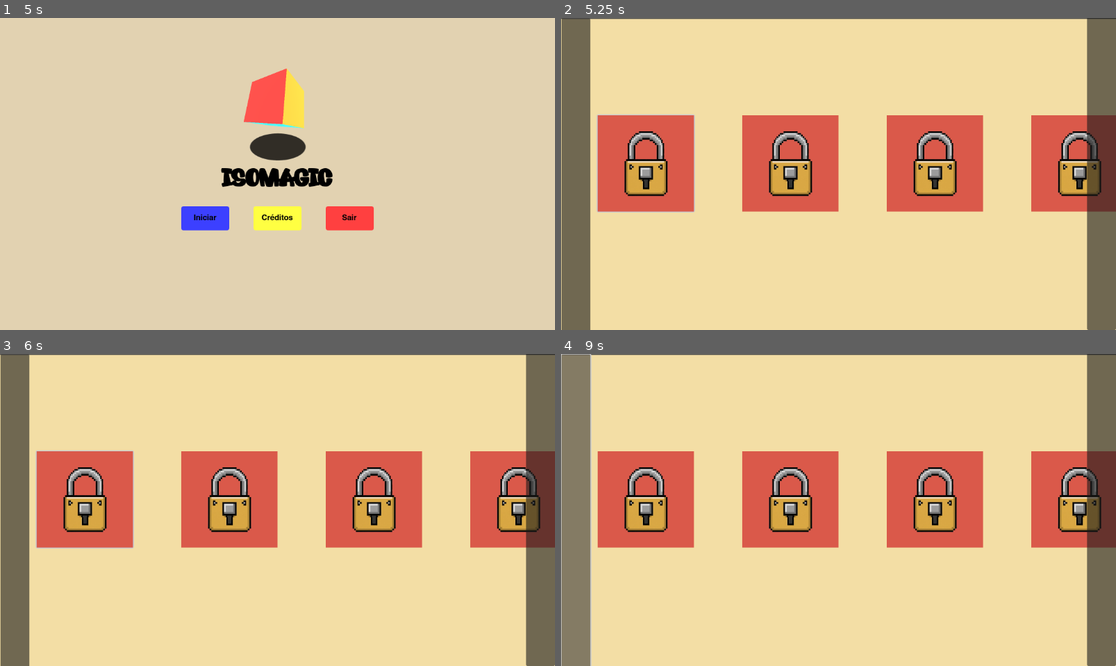
Above: before the commit, frames 1-4 (two rows, left to right).
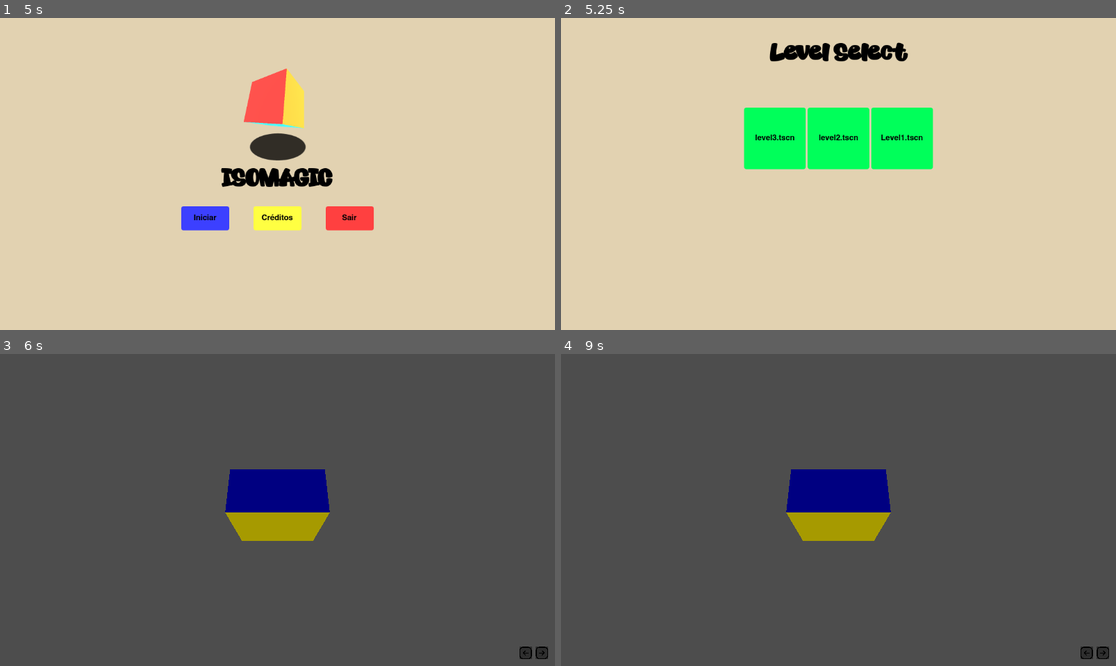
Above: after the commit, the same moments.

Repository: aconitumlabs/IsoMagic
Game: Godot game, scene res://Scene/Menu/menu.tscn
Same seed, same stepped clock (60 frames per second), same inputs: the game is played once before the commit and once after it. Before the commit the project starts from res://Scene/menu.tscn.
Inputs (mouse positions are in pixels of both pictures, inside the frame that each line leads up to; where the layout moved, square brackets give the same spot in the first picture):
- Up to frame 1 (5 s): click "Créditos" at 0.5 s; click "Iniciar" at 1.25 s; click "Iniciar" at 2 s; click "Voltar" at 2.75 s; click "Créditos" at 3.5 s; click "Voltar" at 4.25 s
- Up to frame 2 (5.25 s): click "Iniciar" at 5 s
- Up to frame 3 (6 s): click (216, 475) [83, 500] at 5.75 s
- Up to frame 4 (9 s): click (788, 500) at 6.52 s; click (932, 500) at 7.27 s; click (1077, 500) at 8.02 s; click (577, 510) at 8.77 s

Frame 1 is identical in both runs. In frame 2, 34% of the frame differs, in the area x 0-100%, y 0-100%; in frame 3, 100%; in frame 4, 100%.

Commit message:
Level-select

Diff:
--- /dev/null
+++ b/Scene/LevelSelect/LevelSelectButton.tscn
@@ -0,0 +1,27 @@
+[gd_scene load_steps=4 format=3 uid="uid://bfg1ufrg1t07b"]
+
+[ext_resource type="FontFile" uid="uid://dpi8nq233ex2w" path="res://Fonts/Helvetica-Bold.ttf" id="1_coach"]
+[ext_resource type="Script" uid="uid://sbrfpapbgtm1" path="res://Script/LevelSelect/level_select_button.gd" id="1_jmfpd"]
+
+[sub_resource type="StyleBoxFlat" id="StyleBoxFlat_vm64n"]
+bg_color = Color(0, 1, 0.3529412, 1)
+corner_radius_top_left = 5
+corner_radius_top_right = 5
+corner_radius_bottom_right = 5
+corner_radius_bottom_left = 5
+
+[node name="Button" type="Button"]
+custom_minimum_size = Vector2(128, 128)
+offset_right = 128.0
+offset_bottom = 128.0
+theme_override_colors/font_color = Color(0, 0, 0, 1)
+theme_override_colors/font_hover_color = Color(0, 0, 0, 1)
+theme_override_fonts/font = ExtResource("1_coach")
+theme_override_styles/normal = SubResource("StyleBoxFlat_vm64n")
+text = "Level 1"
+script = ExtResource("1_jmfpd")
+level_path = "<null>"
+
+[connection signal="mouse_entered" from="." to="." method="_on_mouse_entered"]
+[connection signal="mouse_exited" from="." to="." method="_on_mouse_exited"]
+[connection signal="pressed" from="." to="." method="_on_pressed"]
--- /dev/null
+++ b/Scene/LevelSelect/level_select.tscn
@@ -0,0 +1,56 @@
+[gd_scene load_steps=3 format=3 uid="uid://ba34o0s1sk7c1"]
+
+[ext_resource type="Script" uid="uid://dtwds8k5yh7bf" path="res://Script/LevelSelect/level_select.gd" id="1_rhd7k"]
+[ext_resource type="FontFile" uid="uid://8v6y60y6ykma" path="res://Fonts/RebellionSquad-ZpprZ.ttf" id="1_sd6a3"]
+
+[node name="LevelSelect" type="Control"]
+layout_mode = 3
+anchors_preset = 15
+anchor_right = 1.0
+anchor_bottom = 1.0
+grow_horizontal = 2
+grow_vertical = 2
+script = ExtResource("1_rhd7k")
+dir_path = "res://Scene/Levels"
+
+[node name="Background" type="ColorRect" parent="."]
+layout_mode = 0
+offset_right = 1152.0
+offset_bottom = 648.0
+color = Color(0.8862745, 0.8235294, 0.69411767, 1)
+
+[node name="Tittle" type="Label" parent="."]
+layout_mode = 1
+anchors_preset = 5
+anchor_left = 0.5
+anchor_right = 0.5
+offset_left = -142.5
+offset_top = 40.0
+offset_right = 142.5
+offset_bottom = 101.0
+grow_horizontal = 2
+size_flags_horizontal = 4
+theme_override_colors/font_color = Color(0, 0, 0, 1)
+theme_override_fonts/font = ExtResource("1_sd6a3")
+theme_override_font_sizes/font_size = 50
+text = "Level Select"
+
+[node name="MarginContainer" type="MarginContainer" parent="."]
+layout_mode = 1
+anchors_preset = 8
+anchor_left = 0.5
+anchor_top = 0.5
+anchor_right = 0.5
+anchor_bottom = 0.5
+offset_top = -124.0
+offset_bottom = -24.0
+grow_horizontal = 2
+grow_vertical = 2
+
+[node name="VBoxContainer" type="VBoxContainer" parent="MarginContainer"]
+layout_mode = 2
+theme_override_constants/separation = 10
+
+[node name="GridContainer" type="GridContainer" parent="MarginContainer/VBoxContainer"]
+layout_mode = 2
+columns = 10
--- /dev/null
+++ b/Scene/Levels/level2.tscn
@@ -0,0 +1,7 @@
+[gd_scene load_steps=2 format=3 uid="uid://cxi30ofh4oxnp"]
+
+[ext_resource type="PackedScene" uid="uid://bdsmunksvjwdn" path="res://Scene/Levels/Level1.tscn" id="1_hg86w"]
+
+[node name="Level1" instance=ExtResource("1_hg86w")]
+
+[editable path="CanvasLayer"]
--- /dev/null
+++ b/Scene/Levels/level3.tscn
@@ -0,0 +1,7 @@
+[gd_scene load_steps=2 format=3 uid="uid://cc70p64go3d4j"]
+
+[ext_resource type="PackedScene" uid="uid://cxi30ofh4oxnp" path="res://Scene/Levels/level2.tscn" id="1_kdjv3"]
+
+[node name="Level1" instance=ExtResource("1_kdjv3")]
+
+[editable path="CanvasLayer"]
--- a/Scene/credits.tscn
+++ b/Scene/Menu/credits.tscn
@@ -1,6 +1,6 @@
 [gd_scene load_steps=6 format=3 uid="uid://c5s57eofxltwr"]
 
-[ext_resource type="Script" uid="uid://dal0i2prb5h8m" path="res://Script/credits.gd" id="1_3rv14"]
+[ext_resource type="Script" uid="uid://dal0i2prb5h8m" path="res://Script/Menu/credits.gd" id="1_3rv14"]
 [ext_resource type="FontFile" uid="uid://8v6y60y6ykma" path="res://Fonts/RebellionSquad-ZpprZ.ttf" id="1_7whrh"]
 [ext_resource type="Shader" uid="uid://dqi8sbqvucpyt" path="res://Shaders/credits.gdshader" id="1_wofek"]
 [ext_resource type="FontFile" uid="uid://dpi8nq233ex2w" path="res://Fonts/Helvetica-Bold.ttf" id="3_3rv14"]
--- a/Scene/menu.tscn
+++ b/Scene/Menu/menu.tscn
@@ -1,11 +1,11 @@
 [gd_scene load_steps=27 format=3 uid="uid://bi63k72psgg5l"]
 
-[ext_resource type="Script" uid="uid://c3rmghp6bnmuf" path="res://Script/menu.gd" id="1_alu6o"]
-[ext_resource type="Script" uid="uid://dsx45cldv1vw7" path="res://Script/mesh_instance_3d.gd" id="1_b23qx"]
-[ext_resource type="Texture2D" uid="uid://b1lfb7hqkw3en" path="res://Image/Shadow.png" id="2_eas8t"]
-[ext_resource type="FontFile" uid="uid://8v6y60y6ykma" path="res://Fonts/RebellionSquad-ZpprZ.ttf" id="3_u2k45"]
-[ext_resource type="FontFile" uid="uid://dpi8nq233ex2w" path="res://Fonts/Helvetica-Bold.ttf" id="5_6hgn1"]
-[ext_resource type="PackedScene" uid="uid://c5s57eofxltwr" path="res://Scene/credits.tscn" id="5_ffxp3"]
+[ext_resource type="Script" uid="uid://c3rmghp6bnmuf" path="res://Script/Menu/menu.gd" id="1_nms3e"]
+[ext_resource type="Script" uid="uid://dsx45cldv1vw7" path="res://Script/mesh_instance_3d.gd" id="2_58ix3"]
+[ext_resource type="Texture2D" uid="uid://b1lfb7hqkw3en" path="res://Image/Shadow.png" id="3_tcr8g"]
+[ext_resource type="FontFile" uid="uid://8v6y60y6ykma" path="res://Fonts/RebellionSquad-ZpprZ.ttf" id="4_vbyya"]
+[ext_resource type="FontFile" uid="uid://dpi8nq233ex2w" path="res://Fonts/Helvetica-Bold.ttf" id="5_oiis8"]
+[ext_resource type="PackedScene" uid="uid://c5s57eofxltwr" path="res://Scene/Menu/credits.tscn" id="6_qwk0t"]
 
 [sub_resource type="StandardMaterial3D" id="StandardMaterial3D_b23qx"]
 albedo_color = Color(1, 0.2509804, 0.2509804, 1)
@@ -99,14 +99,14 @@
 anchor_bottom = 1.0
 grow_horizontal = 2
 grow_vertical = 2
-script = ExtResource("1_alu6o")
+script = ExtResource("1_nms3e")
 
 [node name="Cube" type="SubViewport" parent="."]
 
 [node name="Cube_scene" type="Node3D" parent="Cube"]
 
 [node name="Colored_cube" type="Node3D" parent="Cube/Cube_scene"]
-script = ExtResource("1_b23qx")
+script = ExtResource("2_58ix3")
 
 [node name="Front" type="MeshInstance3D" parent="Cube/Cube_scene/Colored_cube"]
 transform = Transform3D(-1, -8.742278e-08, -3.821371e-15, 0, -4.371139e-08, 1, -8.742278e-08, 1, 4.371139e-08, 0, 0, 1)
@@ -228,7 +228,7 @@
 
 [node name="CanvasLayer" type="CanvasLayer" parent="."]
 
-[node name="Credits" parent="CanvasLayer" instance=ExtResource("5_ffxp3")]
+[node name="Credits" parent="CanvasLayer" instance=ExtResource("6_qwk0t")]
 visible = false
 offset_left = 220.0
 offset_top = 85.0
--- a/Scene/button.tscn
+++ /dev/null
@@ -1,39 +0,0 @@
-[gd_scene load_steps=4 format=3 uid="uid://bnrqmw12a7nnv"]
-
-[ext_resource type="Script" uid="uid://d1w4bhmx25mej" path="res://Script/button.gd" id="1_r1oth"]
-[ext_resource type="Texture2D" uid="uid://3vcc37sa52f7" path="res://Image/lock.png" id="1_vyaok"]
-
-[sub_resource type="SpriteFrames" id="SpriteFrames_r1oth"]
-animations = [{
-"frames": [{
-"duration": 1.0,
-"texture": ExtResource("1_vyaok")
-}],
-"loop": true,
-"name": &"default",
-"speed": 5.0
-}]
-
-[node name="Button" type="Button"]
-offset_right = 200.0
-offset_bottom = 200.0
-script = ExtResource("1_r1oth")
-
-[node name="Completed" type="ColorRect" parent="."]
-layout_mode = 0
-offset_right = 200.0
-offset_bottom = 200.0
-color = Color(0.1254902, 0.4862745, 0.3137255, 1)
-
-[node name="Locked" type="ColorRect" parent="."]
-layout_mode = 0
-offset_right = 200.0
-offset_bottom = 200.0
-color = Color(0.85490197, 0.34901962, 0.2901961, 1)
-
-[node name="Lock" type="AnimatedSprite2D" parent="."]
-position = Vector2(100, 100)
-scale = Vector2(0.3, 0.3)
-sprite_frames = SubResource("SpriteFrames_r1oth")
-
-[connection signal="pressed" from="." to="." method="_on_pressed"]
--- a/Scene/level_select_camera.tscn
+++ /dev/null
@@ -1,22 +0,0 @@
-[gd_scene load_steps=2 format=3 uid="uid://cdvqbaigikyey"]
-
-[ext_resource type="Script" uid="uid://ok8wiqjq5dc5" path="res://Script/level_select_camera.gd" id="1_0uyin"]
-
-[node name="Level_Select_Camera" type="Camera2D"]
-position = Vector2(576, 322)
-script = ExtResource("1_0uyin")
-
-[node name="Left_button" type="Button" parent="."]
-offset_left = -575.0
-offset_top = -323.0
-offset_right = -515.0
-offset_bottom = 327.0
-
-[node name="Right_button" type="Button" parent="."]
-offset_left = 516.0
-offset_top = -326.0
-offset_right = 576.0
-offset_bottom = 324.0
-
-[connection signal="pressed" from="Left_button" to="." method="_on_left_button_pressed"]
-[connection signal="pressed" from="Right_button" to="." method="_on_right_button_pressed"]
--- a/Scene/level_select_menu.tscn
+++ /dev/null
@@ -1,66 +0,0 @@
-[gd_scene load_steps=5 format=3 uid="uid://c4oluibief5dv"]
-
-[ext_resource type="Script" uid="uid://c0f1l3ke3l2lv" path="res://Script/level_select_menu.gd" id="1_5lijy"]
-[ext_resource type="PackedScene" uid="uid://bnrqmw12a7nnv" path="res://Scene/button.tscn" id="2_5lijy"]
-[ext_resource type="PackedScene" uid="uid://cdvqbaigikyey" path="res://Scene/level_select_camera.tscn" id="2_tio8e"]
-[ext_resource type="PackedScene" uid="uid://74vep1lktiq0" path="res://Scene/presentation_scene.tscn" id="3_kl55n"]
-
-[node name="LevelSelectMenu" type="Node2D"]
-script = ExtResource("1_5lijy")
-
-[node name="ColorRect" type="ColorRect" parent="."]
-offset_right = 2304.0
-offset_bottom = 648.0
-color = Color(0.9529412, 0.87058824, 0.64705884, 1)
-
-[node name="Button" parent="." instance=ExtResource("2_5lijy")]
-offset_left = 100.0
-offset_top = 200.0
-offset_right = 300.0
-offset_bottom = 400.0
-focus_neighbor_left = NodePath("../Button4")
-focus_neighbor_right = NodePath("../Button2")
-next_scene = ExtResource("3_kl55n")
-
-[node name="Button2" parent="." instance=ExtResource("2_5lijy")]
-offset_left = 400.0
-offset_top = 200.0
-offset_right = 600.0
-offset_bottom = 400.0
-focus_neighbor_left = NodePath("../Button")
-focus_neighbor_right = NodePath("../Button3")
-
-[node name="Button3" parent="." instance=ExtResource("2_5lijy")]
-offset_left = 700.0
-offset_top = 200.0
-offset_right = 900.0
-offset_bottom = 400.0
-focus_neighbor_left = NodePath("../Button2")
-focus_neighbor_right = NodePath("../Button4")
-
-[node name="Button4" parent="." instance=ExtResource("2_5lijy")]
-offset_left = 1000.0
-offset_top = 200.0
-offset_right = 1200.0
-offset_bottom = 400.0
-focus_neighbor_left = NodePath("../Button3")
-
-[node name="Button5" parent="." instance=ExtResource("2_5lijy")]
-offset_left = 1300.0
-offset_top = 200.0
-offset_right = 1500.0
-offset_bottom = 400.0
-
-[node name="Button6" parent="." instance=ExtResource("2_5lijy")]
-offset_left = 1600.0
-offset_top = 200.0
-offset_right = 1800.0
-offset_bottom = 400.0
-
-[node name="Button7" parent="." instance=ExtResource("2_5lijy")]
-offset_left = 1900.0
-offset_top = 200.0
-offset_right = 2100.0
-offset_bottom = 400.0
-
-[node name="Level_Select_Camera" parent="." instance=ExtResource("2_tio8e")]
--- /dev/null
+++ b/Script/LevelSelect/level_select.gd
@@ -0,0 +1,33 @@
+extends Control
+
+const LEVEL_BTN = preload("res://Scene/LevelSelect/LevelSelectButton.tscn")
+
+@export_dir var dir_path
+
+@onready var grid = $MarginContainer/VBoxContainer/GridContainer
+
+func _ready() -> void:
+	get_levels(dir_path)
+
+func get_levels(path) -> void:
+	var dir = DirAccess.open(path)
+
+	if dir:
+		dir.list_dir_begin()
+
+		var file_name = dir.get_next()
+
+		while file_name != "":
+			print(file_name)
+			create_level_btn('%s/%s' % [dir.get_current_dir(), file_name], file_name)
+			file_name = dir.get_next()
+
+		dir.list_dir_end()
+	else:
+		print('An error occurred when trying to access the path')
+
+func create_level_btn(lvl_path: String, lvl_name: String) -> void:
+	var btn = LEVEL_BTN.instantiate()
+	btn.text = lvl_name
+	btn.level_path = lvl_path
+	grid.add_child(btn)
--- /dev/null
+++ b/Script/LevelSelect/level_select_button.gd
@@ -0,0 +1,22 @@
+extends Button
+
+@export_file var level_path
+
+var original_size := scale
+var grow_size := Vector2(1.1, 1.1)
+
+func _on_mouse_entered() -> void:
+	grow_btn(grow_size, .1)
+
+func _on_mouse_exited() -> void:
+	grow_btn(original_size, .1)
+
+func grow_btn(end_size: Vector2, duration: float) -> void:
+	var tween := create_tween().set_trans(Tween.TRANS_LINEAR).set_ease(Tween.EASE_OUT)
+	tween.tween_property(self, 'scale', end_size, duration)
+
+
+func _on_pressed() -> void:
+	if level_path == null:
+		return
+	get_tree().change_scene_to_file(level_path)
--- a/Script/menu.gd
+++ b/Script/Menu/menu.gd
@@ -6,7 +6,7 @@
 	credits.visible = false
 
 func _on_start_pressed() -> void:
-	get_tree().change_scene_to_file("res://Scene/level_select_menu.tscn")
+	get_tree().change_scene_to_file("res://Scene/LevelSelect/level_select.tscn")
 
 
 func _on_credits_pressed() -> void:
--- a/Script/button.gd
+++ /dev/null
@@ -1,9 +0,0 @@
-extends Button
-
-@export var next_scene: PackedScene
-
-func _on_pressed() -> void:
-	if next_scene:
-		get_tree().change_scene_to_packed(next_scene)
-	else :
-		push_warning("Next Scene need to be defined in inspector")
--- a/Script/level_select_camera.gd
+++ /dev/null
@@ -1,7 +0,0 @@
-extends Camera2D
-
-func _on_left_button_pressed() -> void:
-	print("Botão esquerdo pressionado")
-
-func _on_right_button_pressed() -> void:
-	print("Botão direito pressionado")
--- a/Script/level_select_menu.gd
+++ /dev/null
@@ -1,36 +0,0 @@
-extends Node2D
-
-@onready var camera: Camera2D = $Level_Select_Camera
-
-@export var move_increment: float = 448.0
-@export var move_duration: float = 0.4
-
-const MIN_X: float = 600.0
-const MAX_X: float = 2304.0
-
-var camera_tween: Tween
-
-func _ready():
-	camera.position.x = MIN_X
-
-	var button_instance = $Button
-	button_instance.grab_focus()
-
-func _on_left_button_pressed() -> void:
-	var target_x = camera.position.x - move_increment
-	target_x = max(target_x, MIN_X)
-	_move_camera(target_x)
-
-func _on_right_button_pressed() -> void:
-	var target_x = camera.position.x + move_increment
-	target_x = min(target_x, MAX_X)
-	_move_camera(target_x)
-
-func _move_camera(target_x: float):
-	if camera_tween and camera_tween.is_running():
-		camera_tween.kill()
-
-	camera_tween = create_tween()
-	camera_tween.tween_property(camera, "position:x", target_x, move_duration)\
-		.set_trans(Tween.TRANS_SINE)\
-		.set_ease(Tween.EASE_OUT)
Renamed: Scene/Level1.tscn -> Scene/Levels/Level1.tscn
Not shown: 5 places in Scene/Menu/menu.tscn that only renumber resources
Not shown, added: Script/LevelSelect/level_select.gd.uid
Not shown, added: Script/LevelSelect/level_select_button.gd.uid
Renamed: Script/credits.gd -> Script/Menu/credits.gd
Renamed: Script/credits.gd.uid -> Script/Menu/credits.gd.uid
Renamed: Script/menu.gd.uid -> Script/Menu/menu.gd.uid
Not shown, removed: Script/button.gd.uid
Not shown, removed: Script/level_select_camera.gd.uid
Not shown, removed: Script/level_select_menu.gd.uid
